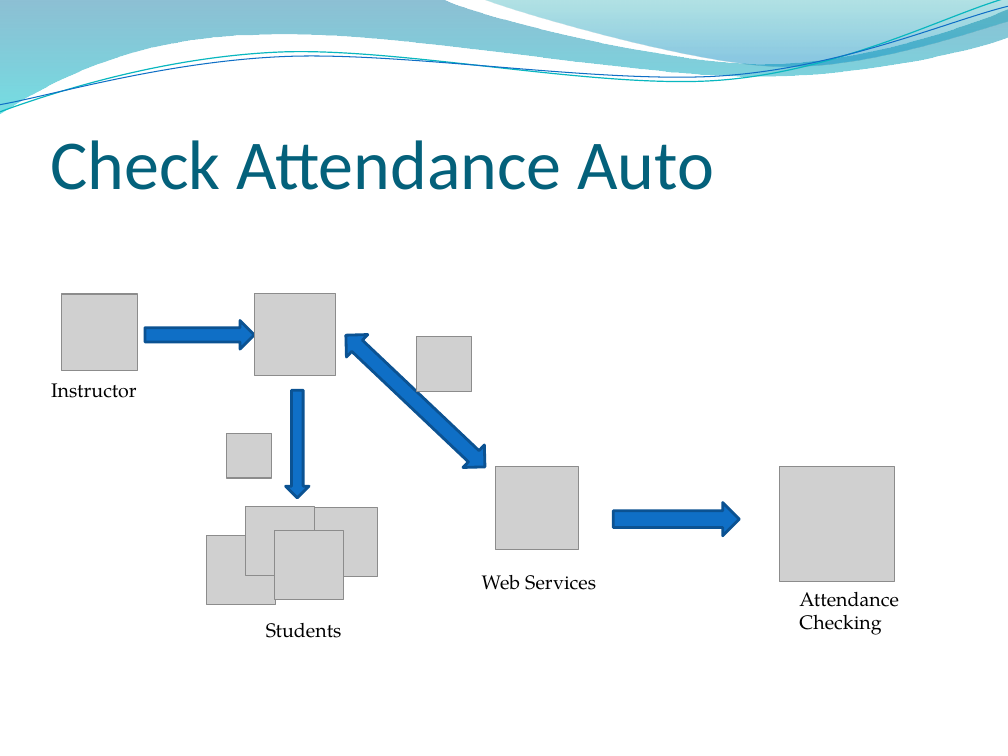
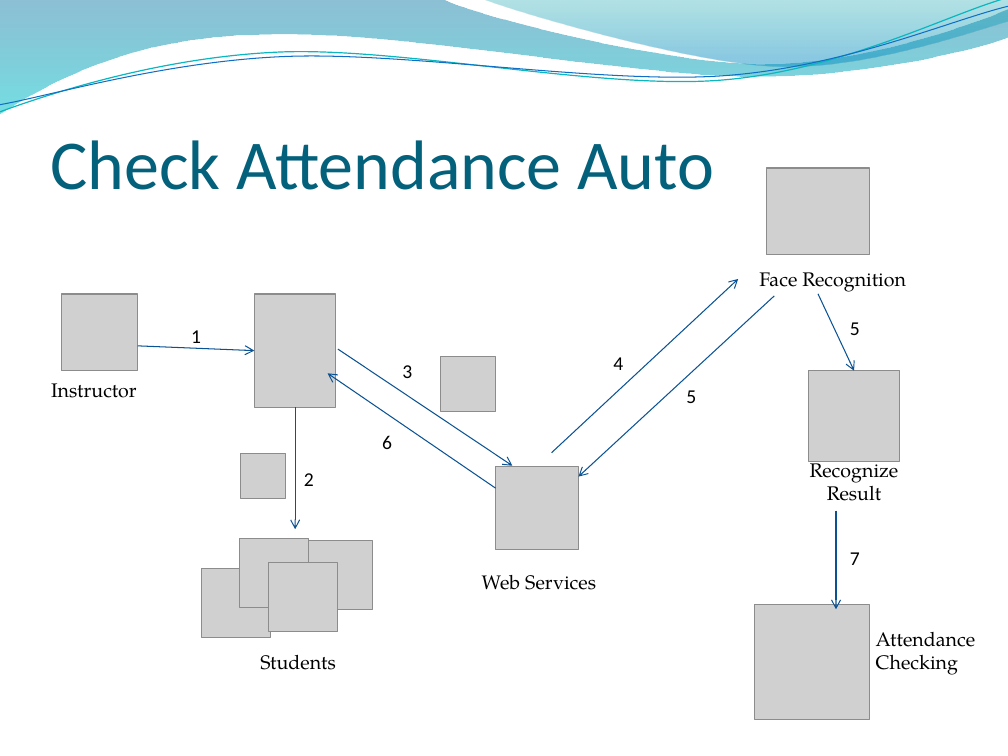
Before and after one commit to conanak99/roll-system-mobile, a slide deck: slide 13 of Document/Slide/Slide thuyet trinh.pptx (slide 12 before the commit). Drawn at 1008x756 pixels with LibreOffice and Linux fonts; fonts in the diff are those of the drawing; grey boxes stand for pictures; background and template pictures are left out. Boxes give left, top, right and bottom in pixels: in the first picture for what was removed or moved away, otherwise in the second. Text is boxed around its words. In the diff, an @@ line names an element or a change of style, - is before the commit and + after.

```diff
--- a/Document/Slide/Slide thuyet trinh.pptx
+++ b/Document/Slide/Slide thuyet trinh.pptx
@@ picture added at (x1=766, y1=168, x2=869, y2=255) @@
@@ picture resized from (x1=254, y1=294, x2=336, y2=376) to (x1=254, y1=294, x2=336, y2=407) @@
@@ arrow added from (551, 453) to (738, 279), #095295 0.75 pt @@
@@ arrow added from (774, 296) to (579, 477), #095295 0.75 pt @@
@@ text added at (x1=759, y1=272, x2=906, y2=294), 14 pt, text #000000 @@
+Face Recognition
@@ arrow added from (818, 294) to (854, 371), #095295 0.75 pt @@
@@ right arrow removed at (x1=145, y1=321, x2=254, y2=349) @@
@@ up down arrow removed at (x1=335, y1=324, x2=496, y2=478) @@
@@ text added at (x1=850, y1=322, x2=860, y2=335), 14 pt, text #000000 @@
+5
@@ arrow added from (138, 346) to (254, 351), #095295 0.75 pt @@
@@ text added at (x1=191, y1=330, x2=201, y2=349), 14 pt, text #000000 @@
+1
@@ arrow added from (338, 349) to (512, 466), #095295 0.75 pt @@
@@ picture moved from (x1=417, y1=337, x2=472, y2=391) to (x1=440, y1=357, x2=495, y2=411) @@
@@ text added at (x1=613, y1=357, x2=623, y2=370), 14 pt, text #000000 @@
+4
@@ arrow added from (496, 488) to (328, 373), #095295 0.75 pt @@
@@ text added at (x1=402, y1=365, x2=412, y2=378), 14 pt, text #000000 @@
+3
@@ picture added at (x1=808, y1=371, x2=899, y2=462) @@
@@ right arrow removed at (x1=286, y1=390, x2=309, y2=498) @@
@@ arrow added from (295, 407) to (295, 529), #095295 0.75 pt @@
@@ text added at (x1=686, y1=390, x2=696, y2=403), 14 pt, text #000000 @@
+5
@@ text added at (x1=382, y1=435, x2=392, y2=449), 14 pt, text #000000 @@
+6
@@ picture moved from (x1=227, y1=433, x2=271, y2=478) to (x1=241, y1=454, x2=285, y2=498) @@
@@ text added at (x1=304, y1=473, x2=314, y2=486), 14 pt, text #000000 @@
+2
@@ text added at (x1=810, y1=456, x2=899, y2=501), 14 pt, text #000000 @@
+Recognize Result
@@ right arrow removed at (x1=613, y1=503, x2=739, y2=536) @@
@@ picture moved from (x1=246, y1=506, x2=314, y2=575) to (x1=240, y1=539, x2=308, y2=608) @@
@@ arrow added from (836, 511) to (836, 609), #095295 0.75 pt @@
@@ picture moved from (x1=207, y1=535, x2=275, y2=604) to (x1=202, y1=569, x2=270, y2=637) @@
@@ text added at (x1=850, y1=552, x2=860, y2=565), 14 pt, text #000000 @@
+7
@@ picture moved from (x1=780, y1=467, x2=895, y2=582) to (x1=755, y1=605, x2=870, y2=720) @@
@@ text "Attendance Checking" moved from (x1=799, y1=592, x2=898, y2=635) to (x1=876, y1=632, x2=975, y2=675) @@
@@ 2 pictures, 1 text moved together from (x1=266, y1=508, x2=378, y2=638) to (x1=260, y1=540, x2=372, y2=670) @@
```
Also in this commit, not shown: 5 other slides changed, 3 slides added, 1 slide removed, 1 other file.
